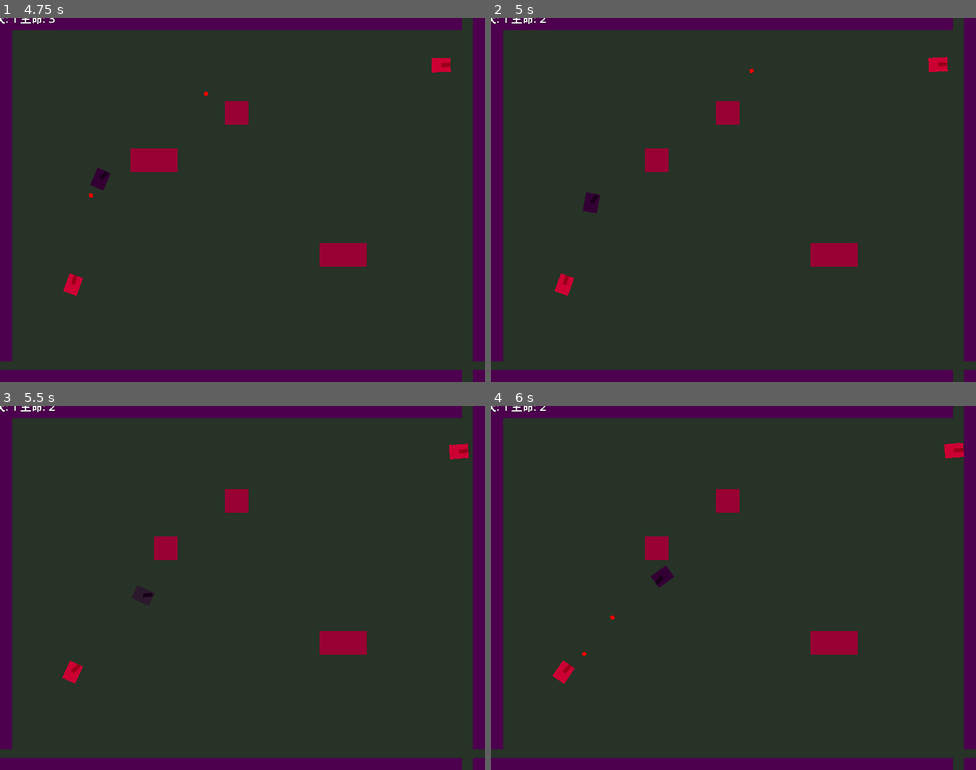
Above: before the commit, frames 1-4 (two rows, left to right).
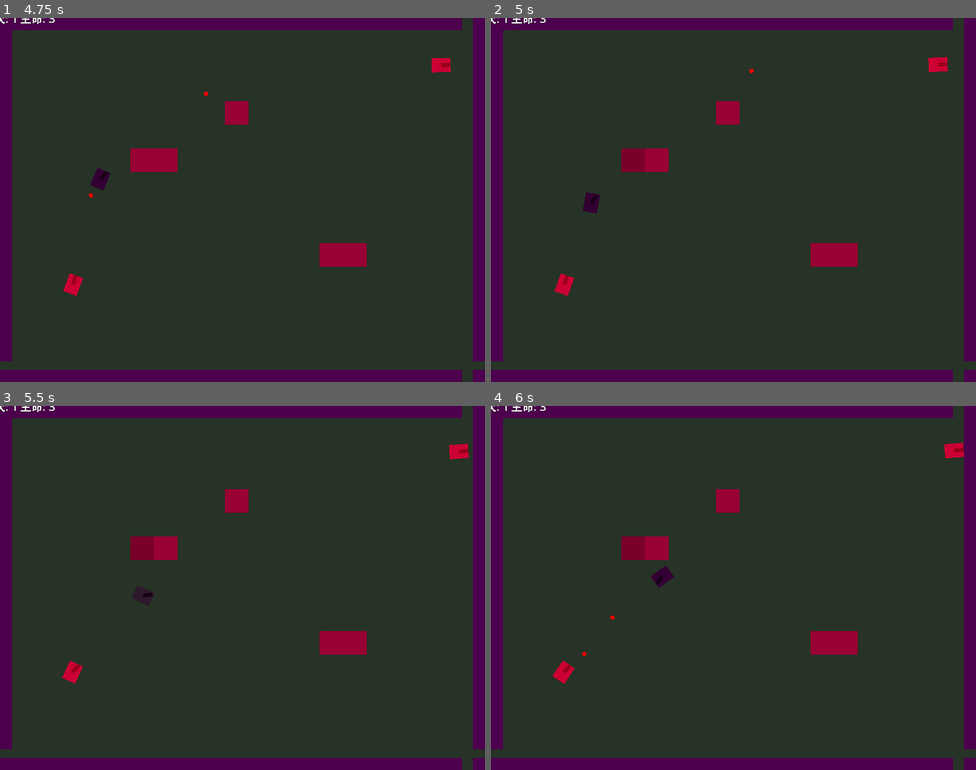
Above: after the commit, the same moments.

Repository: Qinka/godot-tank
Game: Godot game, scene res://scenes/menu/main_menu.tscn
The game is run twice, just before and just after one commit, with the same random seed, the same clock (stepped at 60 frames per second) and the same inputs.
Inputs (mouse positions are in pixels of both pictures, inside the frame that each line leads up to):
- Up to frame 1 (4.75 s): click "开始游戏" at 0.5 s; tap Enter at 1.25 s; move the mouse to (218, 272) at 1.27 s; hold Space (shoot) 1.28-2.03 s; hold W (move_up) 1.28-2.78 s; move the mouse to (388, 254) at 2.02 s; tap Space (shoot) at 2.1, 3.6 s; move the mouse to (97, 145) at 2.77 s; hold Space (shoot) 2.78-3.53 s; hold A (move_left) 2.78-4.28 s; move the mouse to (266, 200) at 3.52 s; move the mouse to (169, 109) at 4.27 s; hold S (move_down) from 4.28 s (still down); hold Space (shoot) from 4.28 s (still down)
- Up to frame 2 (5 s): keep holding S (move_down); keep holding Space (shoot)
- Up to frame 3 (5.5 s): move the mouse to (349, 569) at 5.02 s; release S (move_down) at 5.03 s; release Space (shoot) at 5.03 s; hold D (move_right) from 5.03 s (still down); tap Space (shoot) at 5.1 s
- Up to frame 4 (6 s): move the mouse to (636, 606) at 5.77 s; release D (move_right) at 5.78 s; hold W (move_up) from 5.78 s (still down); hold Space (shoot) from 5.78 s (still down)

Frame 1 is identical in both runs. In frame 2, 0.3% of the frame differs, in the area x 10-32%, y 0-43%; in frame 3, 0.3%; in frame 4, 0.3%.

Commit message:
Fix collision layers and damage logic bugs
Co-authored-by: Qinka <9249996+Qinka@users.noreply.github.com>

Diff:
--- a/scripts/bullet.gd
+++ b/scripts/bullet.gd
@@ -12,10 +12,10 @@
 func _ready() -> void:
 	# 设置碰撞层和遮罩
 	if is_player_bullet:
-		collision_layer = 4  # PlayerBullet层
+		collision_layer = 4  # PlayerBullet层 (Layer 3 in 1-indexed = bit 4 in 0-indexed)
 		collision_mask = 2 | 16 | 32  # Enemy | Wall | Destructible
 	else:
-		collision_layer = 8  # EnemyBullet层
+		collision_layer = 8  # EnemyBullet层 (Layer 4 in 1-indexed = bit 8 in 0-indexed)
 		collision_mask = 1 | 16 | 32  # Player | Wall | Destructible
 
 	# 连接碰撞信号
@@ -37,10 +37,6 @@
 	if body.has_method("take_damage"):
 		body.take_damage(damage)
 
-	# 如果击中可破坏物体
-	if body.is_in_group("destructible"):
-		body.take_damage(damage)
-
 	# 销毁子弹
 	queue_free()
 
--- a/scripts/player_tank.gd
+++ b/scripts/player_tank.gd
@@ -100,9 +100,10 @@
 		# 受伤后无敌时间
 		is_invulnerable = true
 		invulnerable_timer.start()
-		Global.lose_life()
 
 func die() -> void:
+	# 失去一条命
+	Global.lose_life()
 	# 创建爆炸效果（如果有）
 	queue_free()
 
